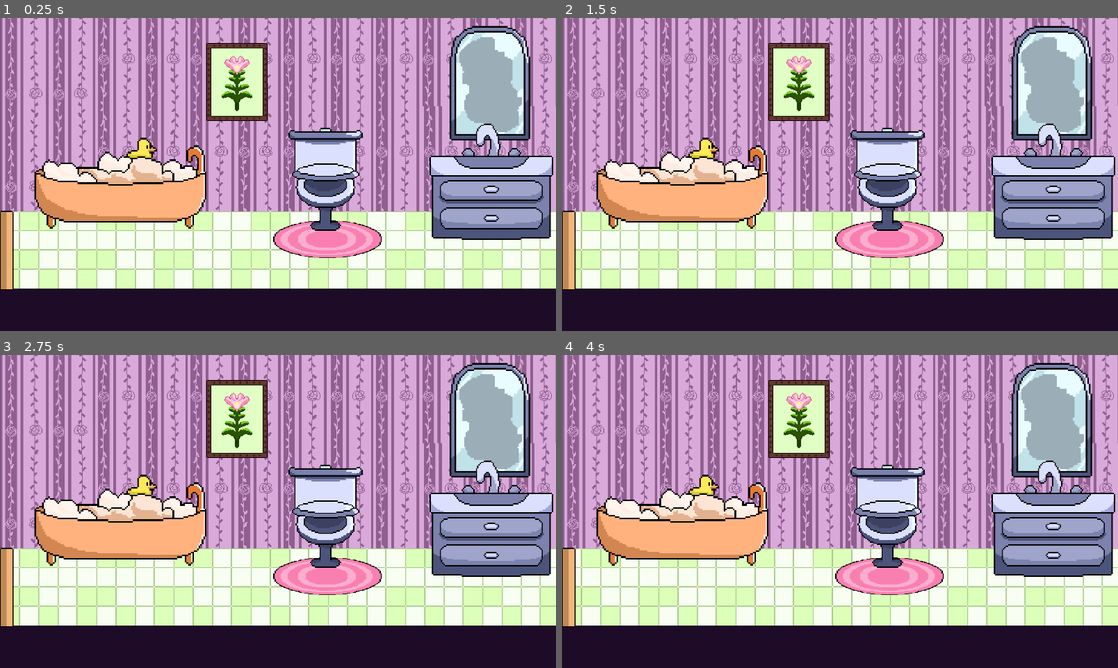
Above: before the commit, frames 1-4 (two rows, left to right).
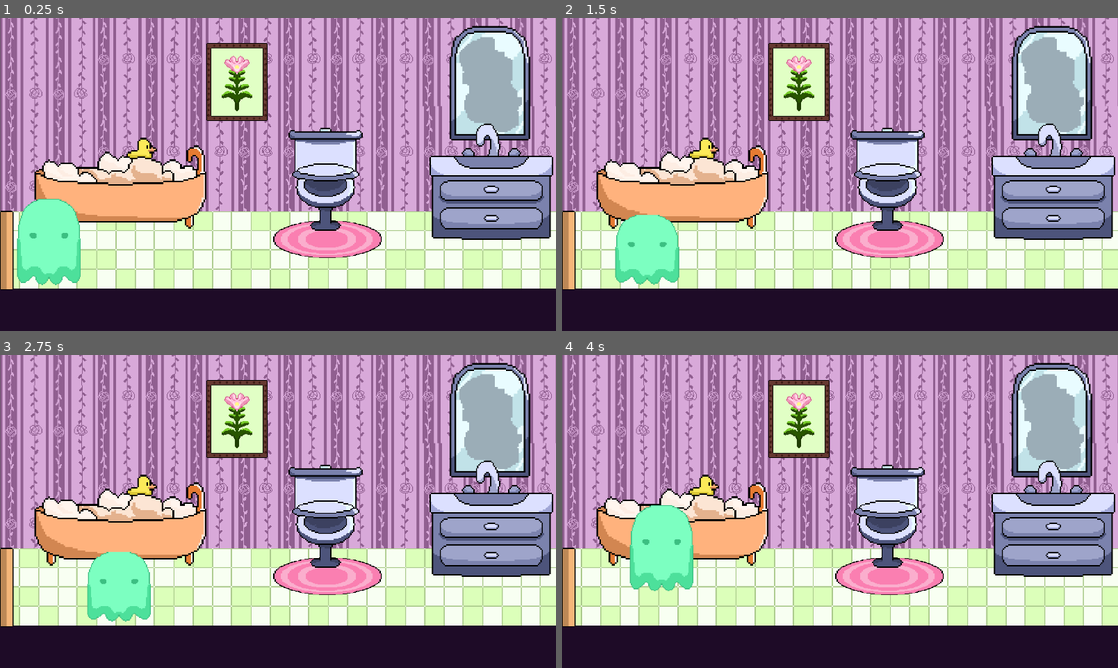
Above: after the commit, the same moments.

Repository: vishyyyyyyyyy/before-i-fade
Game: Godot game, scene res://scenes/bathroom.tscn
Two runs of this game, one before a commit and one after it. Both use one fixed random seed, a clock stepped at 60 frames per second and the inputs below. This scene is started directly instead of the project's main scene. Sound files missing from this copy of the repository are replaced by a short silence.
Inputs (mouse positions are in pixels of both pictures, inside the frame that each line leads up to):
- Up to frame 1 (0.25 s): no input
- Up to frame 2 (1.5 s): move the mouse to (962, 158) at 0.52 s; hold Right (ui_right) 0.53-1.28 s; click (962, 158) at 0.67 s; move the mouse to (728, 190) at 1.27 s; hold Down (ui_down) from 1.28 s (still down)
- Up to frame 3 (2.75 s): move the mouse to (333, 442) at 2.02 s; release Down (ui_down) at 2.03 s; hold Right (ui_right) from 2.03 s (still down)
- Up to frame 4 (4 s): move the mouse to (812, 574) at 2.77 s; release Right (ui_right) at 2.78 s; hold Up (ui_up) 2.78-3.53 s; click (812, 574) at 2.92 s; move the mouse to (1006, 558) at 3.52 s; hold Left (ui_left) from 3.53 s (still down)

The runs differ from the first frame. In frame 1, 2.8% of the frame differs, in the area x 3-15%, y 57-86%; in frame 2, 2.3%; in frame 3, 2.3%; in frame 4, 2.8%.

Commit message:
bathroom collisions

Diff:
--- a/scenes/bathroom.tscn
+++ b/scenes/bathroom.tscn
@@ -9,6 +9,8 @@
 [ext_resource type="Texture2D" uid="uid://c2fb3iih86b4x" path="res://assets/toliet.png" id="7_ym42y"]
 [ext_resource type="Texture2D" uid="uid://bpoi2xwk8svwu" path="res://assets/bathtub.png" id="8_hq5ij"]
 [ext_resource type="Texture2D" uid="uid://dmncwjc6b51p7" path="res://assets/flowerpainting.png" id="9_c0g1v"]
+[ext_resource type="PackedScene" uid="uid://ddnbl1leq11wi" path="res://scenes/blob_ghost_player.tscn" id="10_c0g1v"]
+[ext_resource type="FontFile" uid="uid://ypiro7g7gq5h" path="res://fonts/PixelOperator8.ttf" id="11_ym42y"]
 
 [sub_resource type="TileSetAtlasSource" id="TileSetAtlasSource_82jhl"]
 texture = ExtResource("1_gknyc")
@@ -28,6 +30,12 @@
 
 [sub_resource type="RectangleShape2D" id="RectangleShape2D_m8av8"]
 size = Vector2(1534.67, 118)
+
+[sub_resource type="RectangleShape2D" id="RectangleShape2D_2v03t"]
+size = Vector2(169, 1323)
+
+[sub_resource type="RectangleShape2D" id="RectangleShape2D_l23g3"]
+size = Vector2(2309.25, 590)
 
 [node name="Node2D" type="Node2D"]
 
@@ -94,3 +102,63 @@
 position = Vector2(982, 265)
 scale = Vector2(3.10156, 3.10156)
 texture = ExtResource("9_c0g1v")
+
+[node name="blobGhostPlayer" parent="." instance=ExtResource("10_c0g1v")]
+position = Vector2(223, 913)
+scale = Vector2(4, 4)
+
+[node name="leftwallcollision" type="StaticBody2D" parent="."]
+
+[node name="CollisionShape2D" type="CollisionShape2D" parent="leftwallcollision"]
+position = Vector2(-74.5, 651.5)
+shape = SubResource("RectangleShape2D_2v03t")
+
+[node name="rightwallcollision" type="StaticBody2D" parent="."]
+
+[node name="CollisionShape2D" type="CollisionShape2D" parent="rightwallcollision"]
+position = Vector2(2383, 642)
+shape = SubResource("RectangleShape2D_2v03t")
+
+[node name="WallCollision" type="StaticBody2D" parent="rightwallcollision"]
+
+[node name="CollisionShape2D" type="CollisionShape2D" parent="rightwallcollision/WallCollision"]
+position = Vector2(1165.38, 278)
+shape = SubResource("RectangleShape2D_l23g3")
+
+[node name="Label" type="Label" parent="."]
+z_index = 1
+anchors_preset = 7
+anchor_left = 0.5
+anchor_top = 1.0
+anchor_right = 0.5
+anchor_bottom = 1.0
+offset_left = 880.0
+offset_top = 1203.0
+offset_right = 1424.0
+offset_bottom = 1240.0
+grow_horizontal = 2
+grow_vertical = 0
+theme_override_fonts/font = ExtResource("11_ym42y")
+theme_override_font_sizes/font_size = 32
+text = "\"Why Doe\""
+visible_characters = 0
+visible_ratio = 0.0
+
+[node name="Label2" type="Label" parent="."]
+visible = false
+anchors_preset = 7
+anchor_left = 0.5
+anchor_top = 1.0
+anchor_right = 0.5
+anchor_bottom = 1.0
+offset_left = 712.0
+offset_top = 1203.0
+offset_right = 1256.0
+offset_bottom = 1240.0
+grow_horizontal = 2
+grow_vertical = 0
+theme_override_fonts/font = ExtResource("11_ym42y")
+theme_override_font_sizes/font_size = 32
+text = "\"I need to go to the bathroom... My head hurts.\""
+visible_characters = 0
+visible_ratio = 0.0
--- a/scenes/bedroom.tscn
+++ b/scenes/bedroom.tscn
@@ -157,6 +157,9 @@
 &"type_text": SubResource("Animation_lj4hb")
 }
 
+[sub_resource type="RectangleShape2D" id="RectangleShape2D_k5fq4"]
+size = Vector2(169, 1323)
+
 [node name="Node2D" type="Node2D"]
 script = ExtResource("1_lj4hb")
 
@@ -226,34 +229,34 @@
 offset_bottom = 1299.0
 color = Color(0.117647, 0.0431373, 0.152941, 1)
 
-[node name="StaticBody2D" type="StaticBody2D" parent="."]
+[node name="textcollision" type="StaticBody2D" parent="."]
 position = Vector2(1151, 1204.5)
 scale = Vector2(1.5, 1.5)
 
-[node name="CollisionShape2D3" type="CollisionShape2D" parent="StaticBody2D"]
+[node name="CollisionShape2D3" type="CollisionShape2D" parent="textcollision"]
 shape = SubResource("RectangleShape2D_rggls")
 
-[node name="StaticBody2D2" type="StaticBody2D" parent="."]
-
-[node name="CollisionShape2D" type="CollisionShape2D" parent="StaticBody2D2"]
+[node name="DeskCollision" type="StaticBody2D" parent="."]
+
+[node name="CollisionShape2D" type="CollisionShape2D" parent="DeskCollision"]
 position = Vector2(2158, 517.25)
 shape = SubResource("RectangleShape2D_ysy21")
 
-[node name="StaticBody2D3" type="StaticBody2D" parent="."]
-
-[node name="CollisionShape2D" type="CollisionShape2D" parent="StaticBody2D3"]
+[node name="BedCollision" type="StaticBody2D" parent="."]
+
+[node name="CollisionShape2D" type="CollisionShape2D" parent="BedCollision"]
 position = Vector2(444, 298.5)
 shape = SubResource("RectangleShape2D_lu6es")
 
-[node name="StaticBody2D4" type="StaticBody2D" parent="."]
-
-[node name="CollisionShape2D" type="CollisionShape2D" parent="StaticBody2D4"]
+[node name="SafeCollision" type="StaticBody2D" parent="."]
+
+[node name="CollisionShape2D" type="CollisionShape2D" parent="SafeCollision"]
 position = Vector2(213.5, 620)
 shape = SubResource("RectangleShape2D_jsnhi")
 
-[node name="StaticBody2D5" type="StaticBody2D" parent="."]
-
-[node name="CollisionShape2D" type="CollisionShape2D" parent="StaticBody2D5"]
+[node name="WallCollision" type="StaticBody2D" parent="."]
+
+[node name="CollisionShape2D" type="CollisionShape2D" parent="WallCollision"]
 position = Vector2(1165.38, 100.875)
 shape = SubResource("RectangleShape2D_8gd2a")
 
@@ -341,6 +344,18 @@
 scale = Vector2(5.36234, 5.36234)
 texture = ExtResource("13_k5fq4")
 
+[node name="leftwallcollision" type="StaticBody2D" parent="."]
+
+[node name="CollisionShape2D" type="CollisionShape2D" parent="leftwallcollision"]
+position = Vector2(-74.5, 651.5)
+shape = SubResource("RectangleShape2D_k5fq4")
+
+[node name="StaticBody2D2" type="StaticBody2D" parent="."]
+
+[node name="CollisionShape2D" type="CollisionShape2D" parent="StaticBody2D2"]
+position = Vector2(2383, 642)
+shape = SubResource("RectangleShape2D_k5fq4")
+
 [connection signal="body_entered" from="SceneTrigger" to="." method="_on_scene_trigger_body_entered"]
 [connection signal="body_entered" from="SceneTrigger" to="SceneTrigger" method="_on_body_entered"]
 [connection signal="animation_finished" from="CanvasLayer/AnimationPlayer" to="." method="_on_animation_player_animation_finished"]
--- a/scenes/choosechar.tscn
+++ b/scenes/choosechar.tscn
@@ -73,7 +73,7 @@
 [node name="Area2D" type="Area2D" parent="."]
 z_index = 1
 position = Vector2(1153, 399)
-scale = Vector2(3.83789, 3.83789)
+scale = Vector2(3, 3)
 script = ExtResource("2_bvee0")
 normal_texture = ExtResource("3_nfheo")
 hover_texture = ExtResource("4_10l4d")
@@ -93,6 +93,7 @@
 theme_override_fonts/font = ExtResource("5_g8o3b")
 theme_override_font_sizes/font_size = 8
 text = "boy"
+metadata/_edit_use_anchors_ = true
 
 [node name="CollisionShape2D3" type="CollisionShape2D" parent="Area2D"]
 z_index = 1
@@ -103,7 +104,7 @@
 [node name="Area2D2" type="Area2D" parent="."]
 z_index = 1
 position = Vector2(1153, 682)
-scale = Vector2(3.83789, 3.83789)
+scale = Vector2(3, 3)
 script = ExtResource("2_bvee0")
 normal_texture = ExtResource("3_nfheo")
 hover_texture = ExtResource("3_nfheo")
--- a/scripts/scene_trigger.gd
+++ b/scripts/scene_trigger.gd
@@ -1,11 +1,11 @@
 extends Area2D
 
-@export var choose: String = "res://scenes/choosechar.tscn"
+@export var goBathroom: String = "res://scenes/bathroom.tscn"
 
 func _ready():
 	pass
 
 func _on_body_entered(body):
 	if body is CharacterBody2D:
-		get_tree().change_scene_to_file(choose)
+		get_tree().change_scene_to_file(goBathroom)
 		print("player entered")
Not shown: 1 places in scenes/bathroom.tscn that only renumber resources
Not shown: 1 places in scenes/bedroom.tscn that only renumber resources
